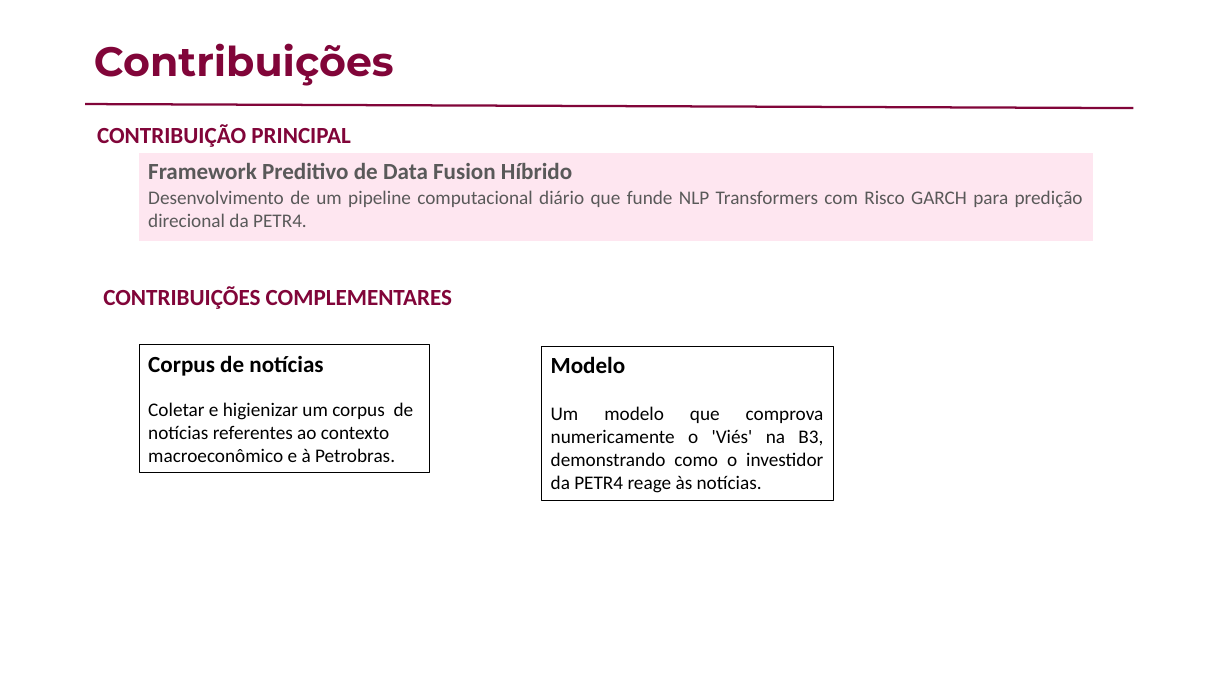
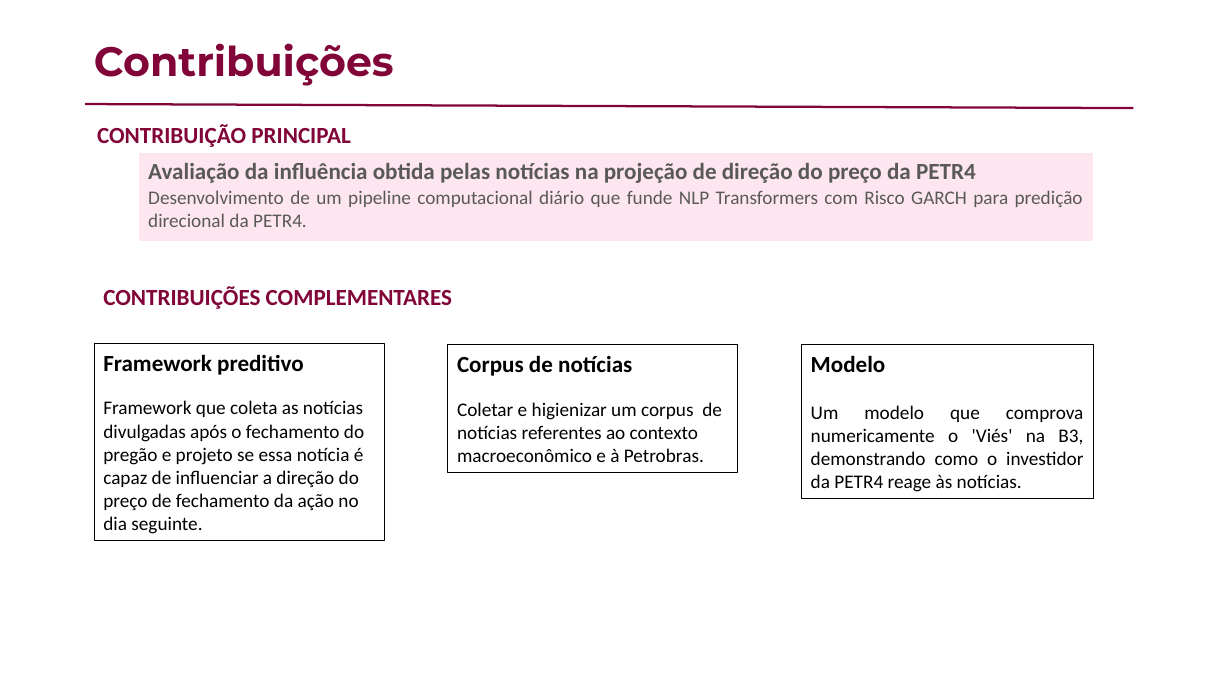
Before and after one commit to vanderbarbosa/coleta_dados_petr4, a slide deck: slide 8 of seminario_julho2026/Apresentacao_Seminario_Julho2026.pptx. Drawn at 1232x693 pixels with LibreOffice and Linux fonts; fonts in the diff are those of the drawing; background and template pictures are left out. Boxes give left, top, right and bottom in pixels: in the first picture for what was removed or moved away, otherwise in the second. Text is boxed around its words. In the diff, an @@ line names an element or a change of style, - is before the commit and + after.

```diff
--- a/seminario_julho2026/Apresentacao_Seminario_Julho2026.pptx
+++ b/seminario_julho2026/Apresentacao_Seminario_Julho2026.pptx
@@ table at (139, 153, 1093, 241) @@
-row 1, column 1: Framework Preditivo de Data Fusion Híbrido / Desenvolvimento de um pipeline computacional diário que funde NLP Transformers com Risco GARCH para predição direcional da PETR4.
+row 1, column 1: Avaliação da influência obtida pelas notícias na projeção de direção do preço da PETR4 / Desenvolvimento de um pipeline computacional diário que funde NLP Transformers com Risco GARCH para predição direcional da PETR4.
@@ rectangle added at (94, 344, 384, 542), outline #000000 0.5 pt, 15 pt, text #000000 @@
+Framework preditivo
+Framework que coleta as notícias divulgadas após o fechamento do pregão e projeto se essa notícia é capaz de influenciar a direção do preço de fechamento da ação no dia seguinte.
@@ rectangle "Corpus de notícias Coletar e ...": place and size @@
-rectangle "Corpus de notícias Coletar e ..." at (139, 345, 429, 472)
+rectangle "Corpus de notícias Coletar e ..." at (448, 345, 738, 472)
@@ rectangle "Modelo": place and size @@
-rectangle "Modelo" at (542, 346, 833, 500)
+rectangle "Modelo" at (801, 345, 1092, 499)
```
Also in this commit, not shown: 15 other slides changed, 27 other files.
